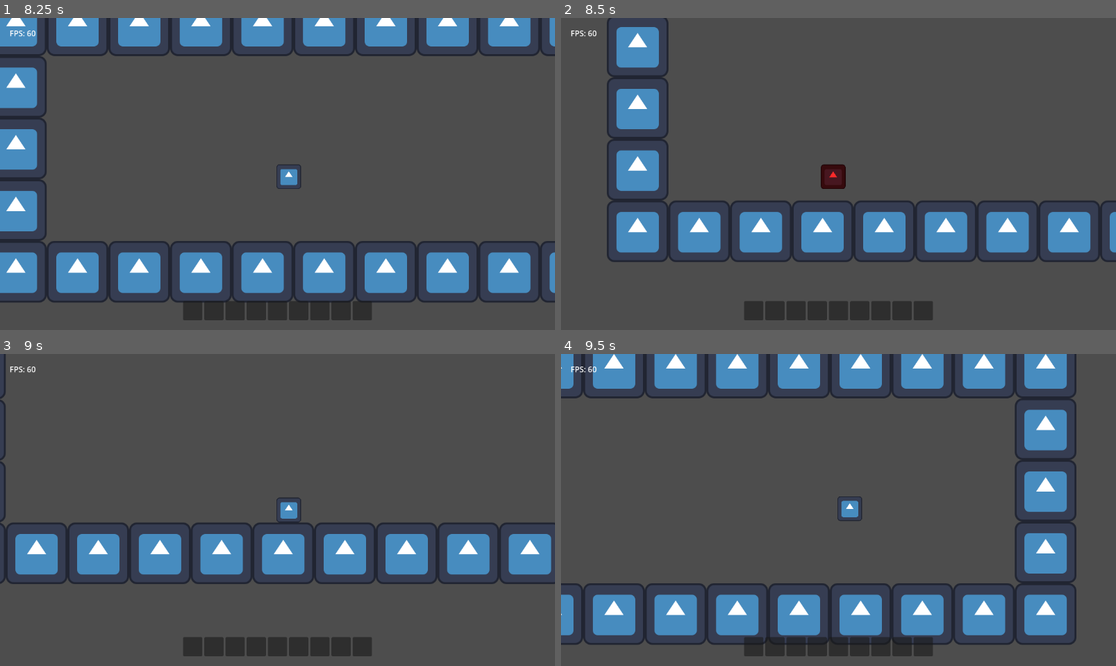
Above: before the commit, frames 1-4 (two rows, left to right).
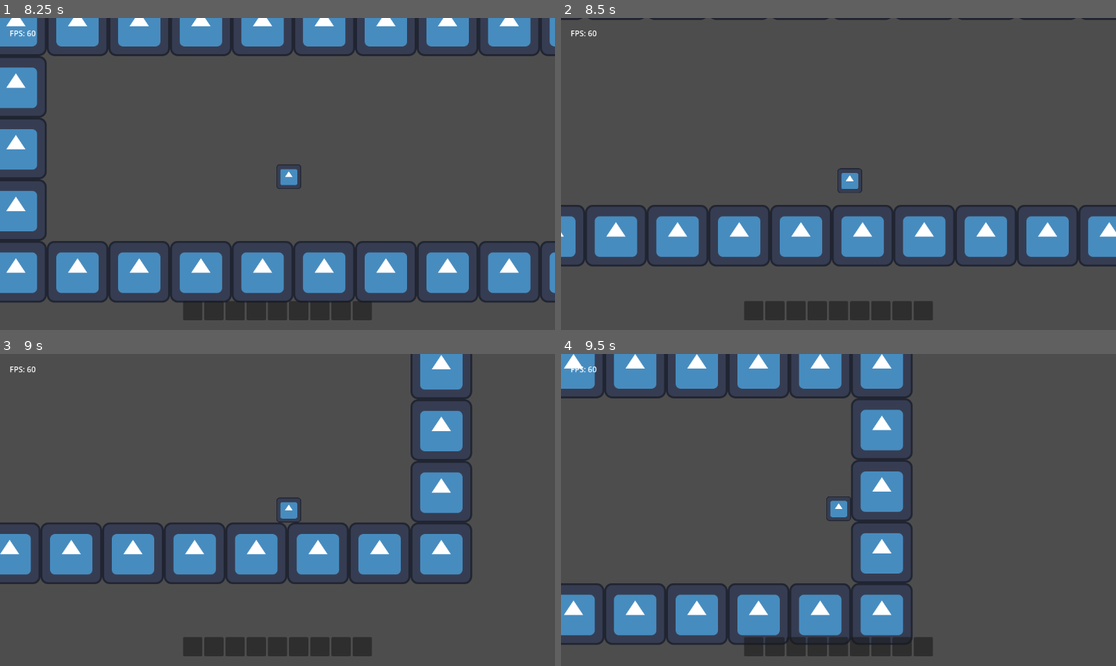
Above: after the commit, the same moments.

Repository: TheHumanMRP/RPG-Life-Tracker
Game: Godot game, scene res://Folders/Systems/Main/Scenes/main_scene.tscn
Two runs of this game, one before a commit and one after it. Both use one fixed random seed, a clock stepped at 60 frames per second and the inputs below. The engine's default icon, where the game draws it, is replaced by a stand-in: a white triangle on a blue panel in a dark square.
Inputs:
- Up to frame 1 (8.25 s): hold D (move_right) 0.53-2.03 s; tap Space (jump) at 0.77, 1.52, 3.02, 3.77, 4.52, 6.02, 6.77, 7.52 s; hold A (move_left) 2.03-2.78 s; hold D (move_right) 2.78-4.28 s; hold A (move_left) 4.28-5.03 s; hold D (move_right) 5.03-5.78 s; hold A (move_left) 5.78-7.28 s; hold D (move_right) from 7.28 s (still down)
- Up to frame 2 (8.5 s): keep holding D (move_right)
- Up to frame 3 (9 s): keep holding D (move_right)
- Up to frame 4 (9.5 s): keep holding D (move_right); tap Space (jump) at 9.02 s

Frame 1 is identical in both runs. In frame 2, 17% of the frame differs, in the area x 0-100%, y 0-80%; in frame 3, 14%; in frame 4, 26%, in the area x 0-93%, y 0-94%.

Commit message:
Auto commit at 2026-06-25 18:45:42

Diff:
--- a/Folders/Systems/Platformer_Components/Scenes/level.tscn
+++ b/Folders/Systems/Platformer_Components/Scenes/level.tscn
@@ -26,8 +26,6 @@
 position = Vector2(591, 39)
 
 [node name="DamageArea" parent="." unique_id=1450602764 instance=ExtResource("4_d6cyu")]
-position = Vector2(296, 54)
+position = Vector2(285, 116)
 insta_kill = true
 player_only = true
-width = 10.0
-height = 10.0
